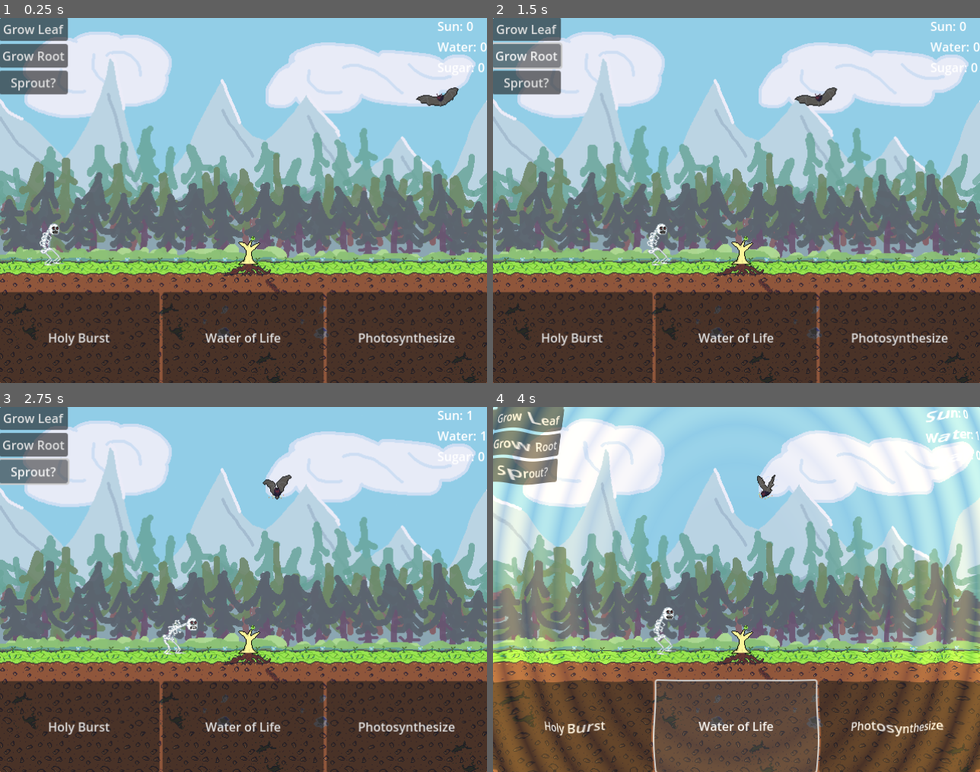
Above: before the commit, frames 1-4 (two rows, left to right).
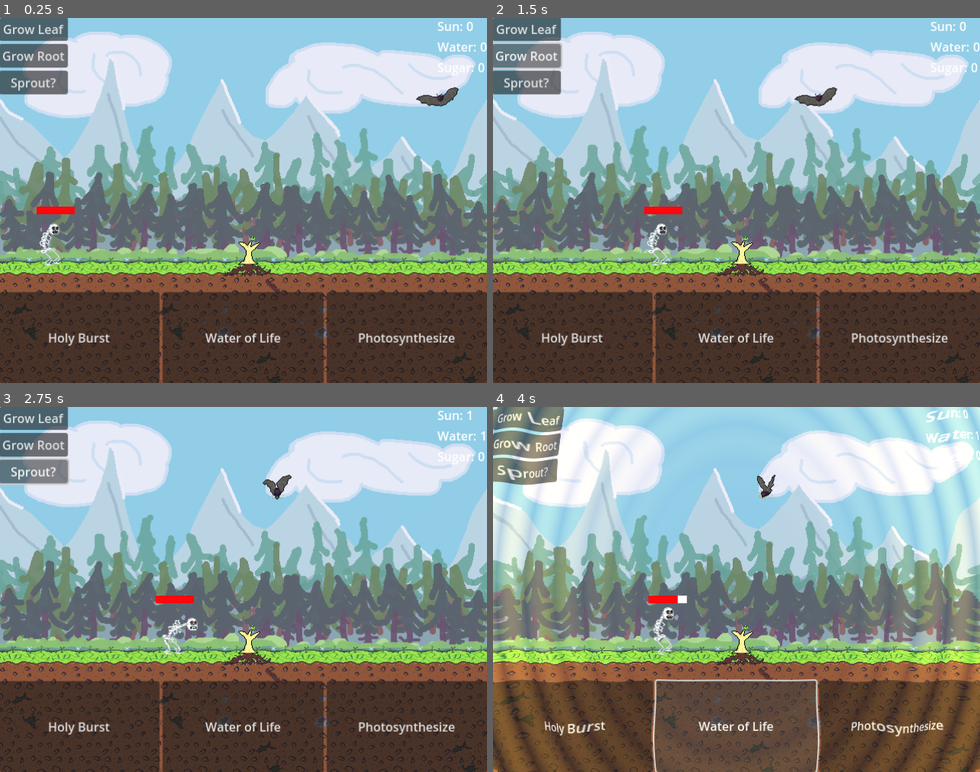
Above: after the commit, the same moments.

Repository: Naneekr/Global-Game-Jam-Vancouver-2023
Game: Godot game, scene res://Scenes/World.tscn
Two runs of this game, one before a commit and one after it. Both use one fixed random seed, a clock stepped at 60 frames per second and the inputs below. The project has no main scene, so this scene is started directly.
Inputs:
- Up to frame 1 (0.25 s): no input
- Up to frame 2 (1.5 s): click "Grow Leaf" at 0.5 s; click "Grow Root" at 1.25 s
- Up to frame 3 (2.75 s): click "Sprout?" at 2 s
- Up to frame 4 (4 s): click "Holy Burst" at 2.75 s; click "Water of Life" at 3.5 s

The runs differ from the first frame. In frame 1, 0.2% of the frame differs, in the area x 7-16%, y 51-54%; in frame 2, 0.2%; in frame 3, 0.2%; in frame 4, 0.2%.

Commit message:
Added health and damage to skeleton enemy. Also health bar.

Diff:
--- a/GGJV23_Roots/Scenes/World.tscn
+++ b/GGJV23_Roots/Scenes/World.tscn
@@ -77,3 +77,4 @@
 [node name="PlayerController" parent="." instance=ExtResource("7_5ylju")]
 
 [connection signal="frame_changed" from="Day_Background" to="Day_Background" method="_on_frame_changed"]
+[connection signal="holy_burst" from="PlayerController" to="Skele" method="_on_holy_burst"]
--- a/GGJV23_Roots/Scenes/skele.tscn
+++ b/GGJV23_Roots/Scenes/skele.tscn
@@ -93,3 +93,12 @@
 libraries = {
 "": SubResource("AnimationLibrary_2a1in")
 }
+
+[node name="HBarFull" type="Line2D" parent="."]
+position = Vector2(0, -40)
+points = PackedVector2Array(-25, 0, 25, 0)
+default_color = Color(1, 0.0235294, 0.0470588, 1)
+
+[node name="HBarEmpty" type="Line2D" parent="."]
+position = Vector2(0, -40)
+points = PackedVector2Array(25, 0, 25, 0)
--- a/GGJV23_Roots/Scripts/Enemy_AI.gd
+++ b/GGJV23_Roots/Scripts/Enemy_AI.gd
@@ -1,8 +1,11 @@
 extends Node2D
+
+const MAX_HP = 100
 
 var move_speed = 2
 var attack_damage = 2
-var health = 40
+var current_hp = 100
+var holy_stacks = 0
 
 var target_dir = Vector2(12800,0)
 var flipped = false
@@ -30,6 +33,13 @@
 	if attacking == false: _chase()
 	else: _attack()
 
+	if holy_stacks > 0:
+		current_hp -= MAX_HP*(0.2 + 0.1*(holy_stacks-1))*delta
+		$HBarEmpty.set_point_position(1, Vector2(25 - (50*(1-current_hp/MAX_HP)), 0))
+	if current_hp <= 0:
+		#die
+		holy_stacks = 0
+
 func _chase():
 	attacking = false
 	translate(Vector2(move_speed*(signf(target_dir.x)),0))
@@ -45,7 +55,7 @@
 	anim.play("Attack")
 
 func _send_attack_signal():
-	emit_signal("enemy_attack")
+	emit_signal("enemy_attack", attack_damage)
 
 func _on_holy_burst(_level):
-	return
+	holy_stacks += 1
